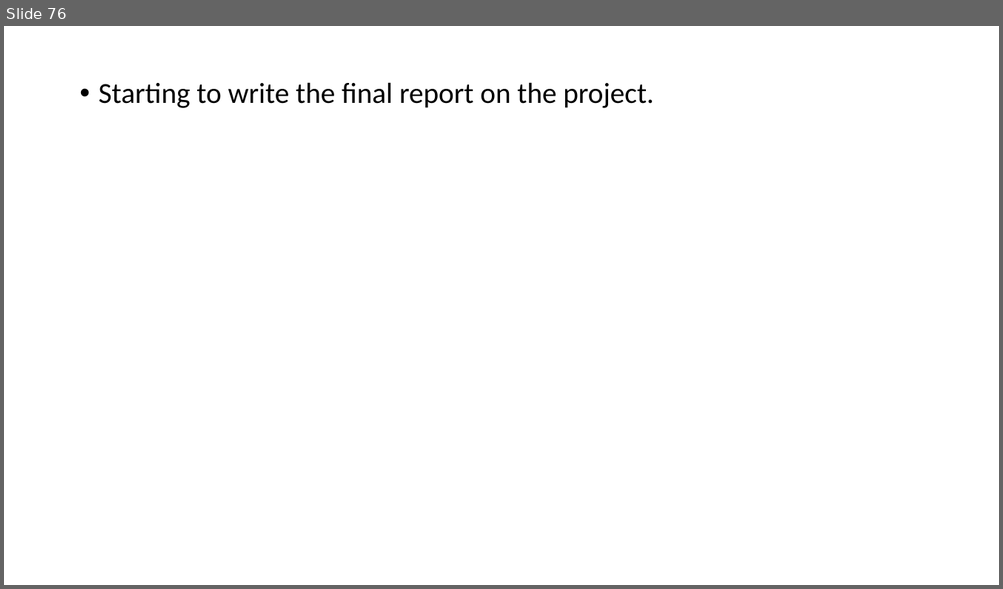
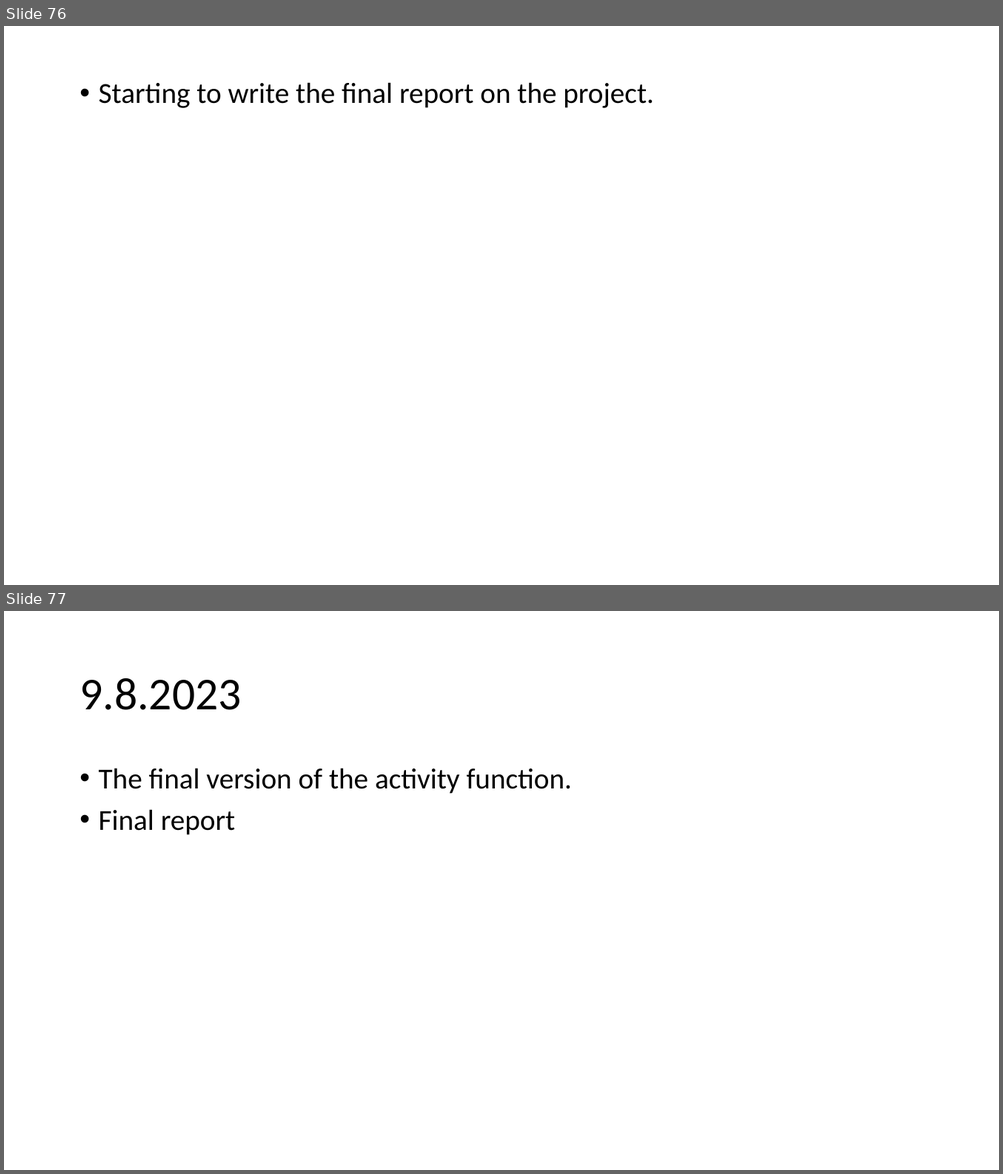
Before and after one commit to urhtrinko/DroneRadioactivity_student_job, a slide deck: reports/work_diary.pptx. Shown one above the other, each under a label of ours: slide 76 before the commit, slides 76 and 77 after it. The pictures are 1003x589 and 1003x1174 pixels, drawn with LibreOffice and Linux fonts; fonts in the diff are those of the drawing. Boxes give left, top, right and bottom in pixels: in the first picture for what was removed or moved away, otherwise in the second. Text is boxed around its words. In the diff, an @@ line names an element or a change of style, - is before the commit and + after.

```diff
--- a/reports/work_diary.pptx
+++ b/reports/work_diary.pptx
@@ slide 77 added at (4,611,999,1170), background #FFFFFF @@
@@ title added at (79,678,241,710), 44 pt, text #000000 @@
+9.8.2023
@@ text added at (99,768,572,835), 28 pt, text #000000 @@
+• The final version of the activity function.
+• Final report
```
